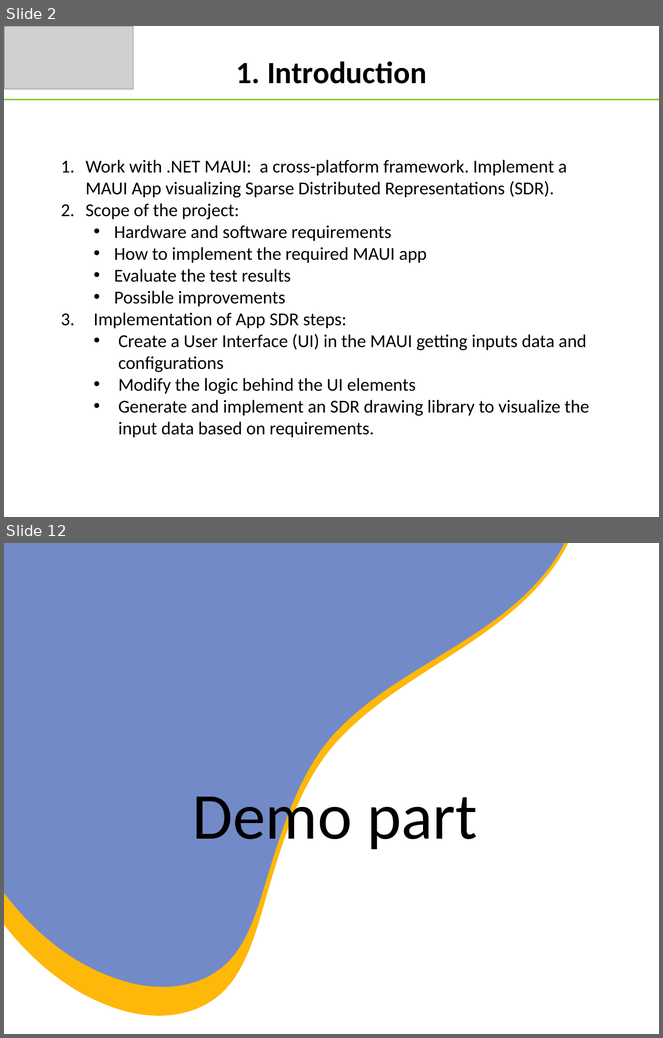
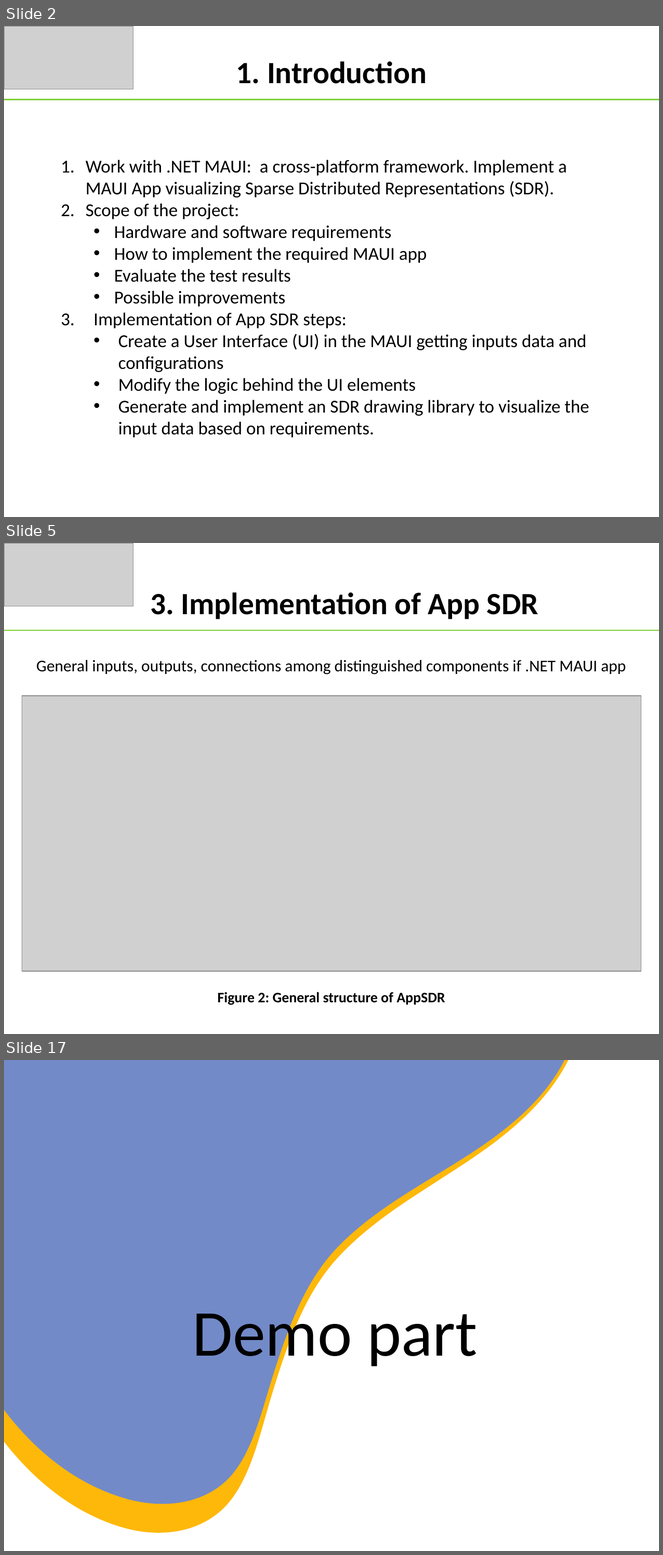
Before and after one commit to tongngocminhanh/MAUI_App_SDR, a slide deck: MySEProject/Documentation/ML22-23-8 Implement the SDR representation in the MAUI application.pptx. Shown one above the other, each under a label of ours: slides 2 and 12 before the commit, slides 2, 5 and 17 after it; the slides between them are not shown. The pictures are 663x1038 and 663x1555 pixels, drawn with LibreOffice and Linux fonts; fonts in the diff are those of the drawing; grey boxes stand for pictures. Boxes give left, top, right and bottom in pixels: in the first picture for what was removed or moved away, otherwise in the second. Text is boxed around its words. In the diff, an @@ line names an element or a change of style, - is before the commit and + after.

Commit message:
update constraint for inputs, readme, usermanual, power point

```diff
--- a/MySEProject/Documentation/ML22-23-8 Implement the SDR representation in the MAUI application.pptx
+++ b/MySEProject/Documentation/ML22-23-8 Implement the SDR representation in the MAUI application.pptx
@@ slide 5 added at (4, 543, 659, 1034), background #FFFFFF @@
@@ picture added at (4, 543, 133, 606) @@
@@ text added at (150, 592, 539, 619), 34 pt, text #000000, bold @@
+3. Implementation of App SDR
@@ line added from (4, 630) to (659, 630), #7CD036 1.5 pt @@
@@ text added at (36, 660, 626, 675), 18 pt, text #000000 @@
+General inputs, outputs, connections among distinguished components if .NET MAUI app
@@ picture added at (22, 696, 641, 971) @@
@@ text added at (218, 992, 445, 1005), 16 pt, text #000000, bold @@
+Figure 2: General structure of AppSDR
@@ what was slide 12 is now slide 17 @@
```
Also in this commit, not shown: 9 slides changed, 4 other slides added, 18 other files.
